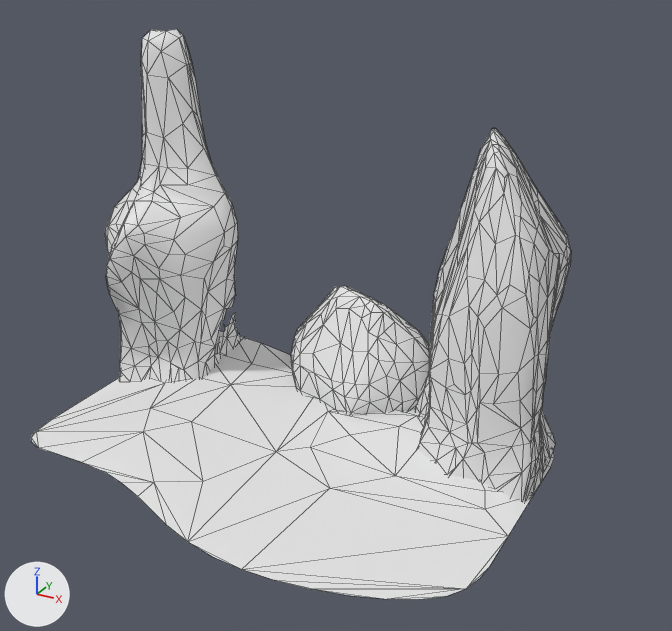
A saved change to the FBX model Assets/DenizFolder/Models/Obstacles/Toxic.fbx.
Before and after are seen from a 50 mm lens placed at (3.05, -4.85, 3.5), pointed at (0.37, 0.02, 1.06). Every picture has the same lights, and +X, +Y and +Z are marked at lower left. Mesh edges are drawn as thin lines. Materials are left out; every surface is plain grey.

The older version as bpy lines, for what is in view:
```python
me_cube_024 = bpy.data.meshes.new('Cube.024')
me_cube_024.from_pydata(...)  # 900 vertices, 1371 faces; spans x -2.43..2.0, y -2.49..0.01, z -0.49..3.0
me_cube_024.materials.append(mat_atlas)
me_plane = bpy.data.meshes.new('Plane')
me_plane.from_pydata(...)  # 78 vertices, 103 faces; spans x -1.73..1.73, y -0.01..0.2, z -1.0..1.31
ob_rocks = bpy.data.objects.new('Rocks', me_cube_024)
ob_rocks.parent = ob_toxic
ob_rocks.location = (-0.737, -0.0436, -1.303)
ob_rocks.rotation_euler = (0.0, -0.542, 3.142)  # degrees (0, -31, 180)
ob_rocks.scale = (0.759, 1.1, 0.759)
ob_toxic = bpy.data.objects.new('Toxic', me_plane)
ob_toxic.location = (0.0, 0.0, 0.0)
ob_toxic.rotation_euler = (1.571, 0.0, 0.0)  # degrees (90, 0, 0)
```
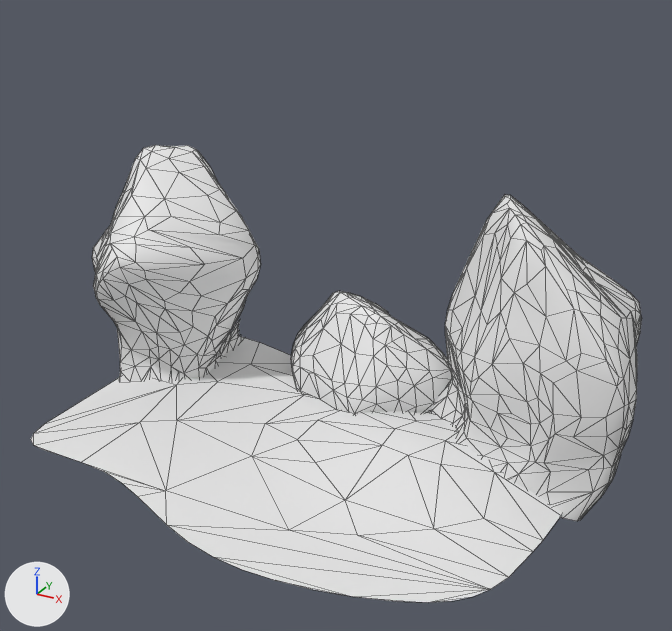
Pixel boxes [x1, y1, x2, y2] of what changed, in the pictures (672 x 631 px):
'Rocks', reshaped, moved, turned, rescaled: before [105, 29, 571, 502]; after [92, 145, 642, 521]
'Toxic', reshaped: before [31, 331, 554, 599]; after [31, 333, 562, 602]

What the commit changed:
me_plane is used by ob_toxic; location (0.0, 0.0, 0.0); rotation (1.571, 0.0, 0.0), in degrees (90, 0, 0).
me_plane had 78 vertices, 103 faces and spanned x -1.73..1.73, y -0.01..0.2, z -1.0..1.31.
me_plane now has 75 vertices, 100 faces and spans x -1.73..1.95, y -0.01..0.25, z -1.0..1.31.
Part 2, on me_plane:
62 vertices are removed from x -1.73..1.73, y -0.01..0.2, z -1.0..1.29.
103 faces are deleted.
59 vertices are added at x -1.72..1.95, y -0.01..0.25, z -1.0..1.3.
100 new faces join them.
me_cube_024 is used by ob_rocks; parent ob_toxic; location (-0.737, -0.0436, -1.303); rotation (0.0, -0.542, 3.142), in degrees (0, -31, 180); scale (0.759, 1.1, 0.759).
me_cube_024 had 900 vertices, 1371 faces and spanned x -2.43..2.0, y -2.49..0.01, z -0.49..3.0.
me_cube_024 now has 900 vertices, 1371 faces and spans x -1.43..3.0, y -0.01..1.88, z 0.05..1.45.
me_cube_024 part 1: 900 of 900 vertices moved; they spanned x -2.43..2.0, y -2.49..0.01, z -0.49..3.0 and now span x -1.43..3.0, y -0.01..1.88, z 0.05..1.45; mean shift (1.26, 1.5, -0.58); largest move (-2.38, -1.38, 2.14) -> (2.85, 1.25, 0.46).
In object 'Rocks' (ob_rocks), parent is no longer ob_toxic.
Object 'Rocks' (ob_rocks) is rescaled from (0.759, 1.1, 0.759) to (1.0, 1.0, 1.0).
Object 'Rocks' (ob_rocks) moves from (-0.737, -0.0436, -1.303) to (-0.737, 1.303, -0.0436).
Object 'Rocks' (ob_rocks) turns from (0, -31, 180) to (90, 0, 0) degrees about x, y and z.
